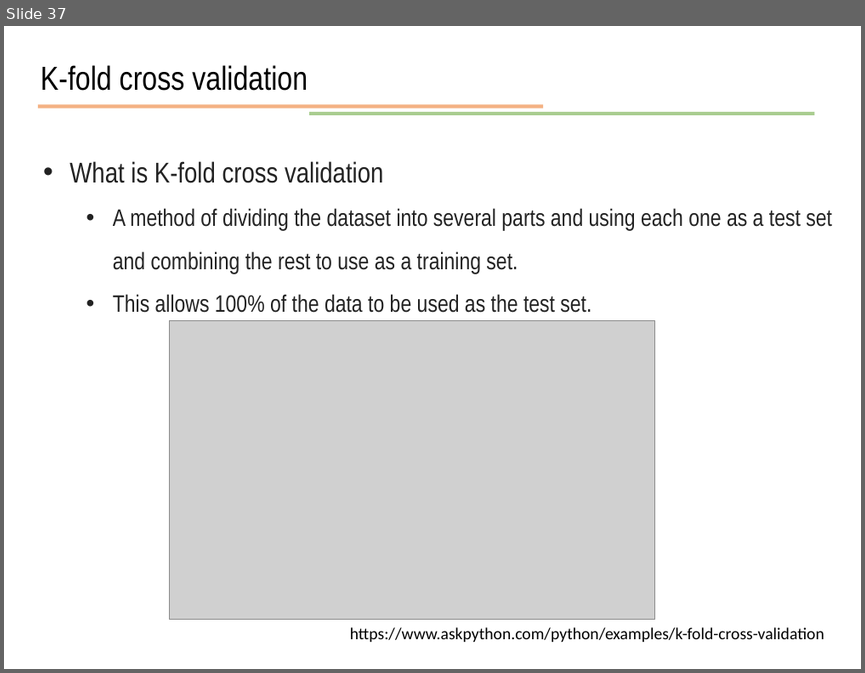
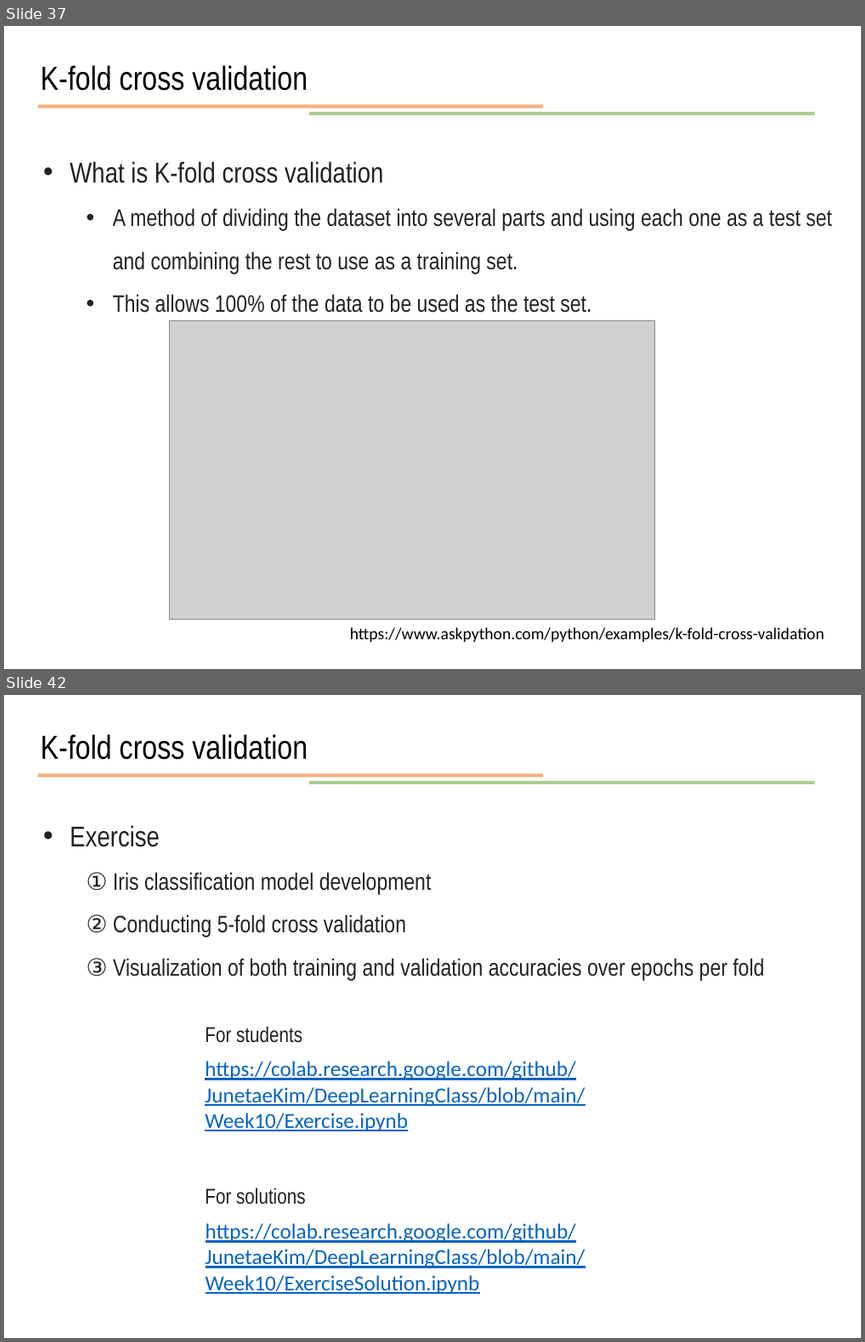
Before and after one commit to JunetaeKim/DeepLearningClass, a slide deck: Week10/week10 Introduction to tensorflow.pptx. Shown one above the other, each under a label of ours: slide 37 before the commit, slides 37 and 42 after it; the slides between them are not shown. The pictures are 865x673 and 865x1342 pixels, drawn with LibreOffice and Linux fonts; fonts in the diff are those of the drawing; grey boxes stand for pictures. Boxes give left, top, right and bottom in pixels: in the first picture for what was removed or moved away, otherwise in the second. Text is boxed around its words. In the diff, an @@ line names an element or a change of style, - is before the commit and + after.

```diff
--- a/Week10/week10 Introduction to tensorflow.pptx
+++ b/Week10/week10 Introduction to tensorflow.pptx
@@ slide 42 added at <box>4,695,861,1338</box>, background #FFFFFF @@
@@ text added at <box>41,734,307,760</box>, 28 pt, text #000000 @@
+K-fold cross validation
@@ line added from (38, 776) to (543, 776), #ED7D31 3 pt @@
@@ line added from (309, 783) to (815, 783), #70AD47 3 pt @@
@@ text added at <box>69,825,764,981</box>, 20 pt, text #222222 @@
+• Exercise
+  ① Iris classification model development
+  ② Conducting 5-fold cross validation
+  ③ Visualization of both training and validation accuracies over epochs per fold
@@ text added at <box>205,1026,302,1043</box>, 18 pt, text #222222 @@
+For students
@@ text added at <box>205,1061,585,1131</box>, 18 pt, text #0563C1, underline @@
+https://colab.research.google.com/github/JunetaeKim/DeepLearningClass/blob/main/Week10/Exercise.ipynb
@@ text added at <box>205,1187,305,1204</box>, 18 pt, text #222222 @@
+For solutions
@@ text added at <box>205,1223,585,1293</box>, 18 pt, text #0563C1, underline @@
+https://colab.research.google.com/github/JunetaeKim/DeepLearningClass/blob/main/Week10/ExerciseSolution.ipynb
```
Also in this commit, not shown: 1 slide changed, 3 other slides added, 1 slide removed, 2 other files.
